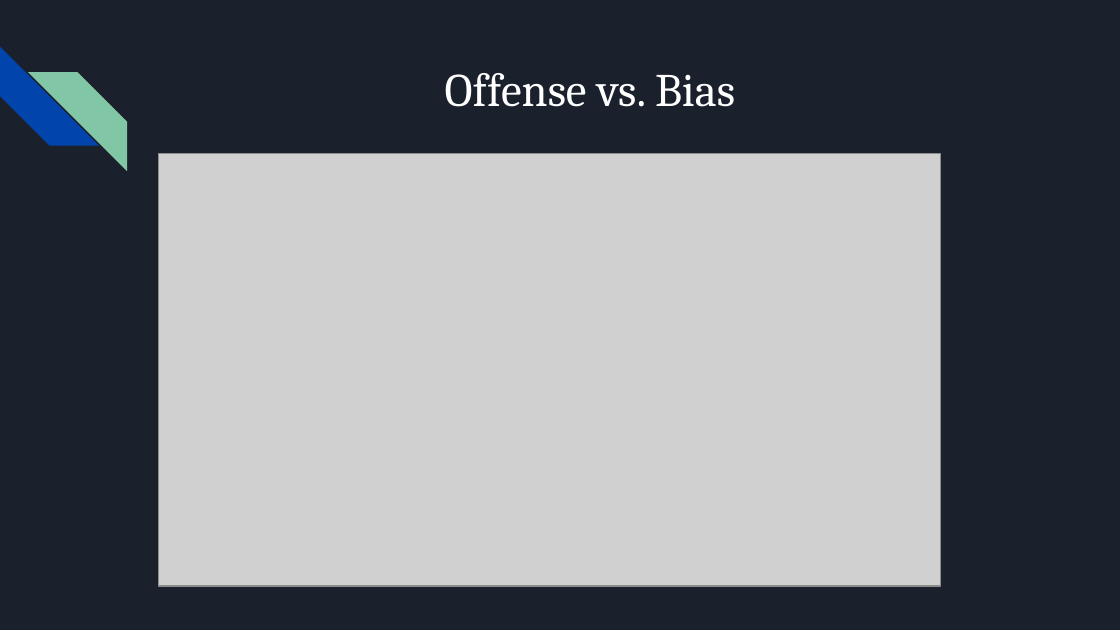
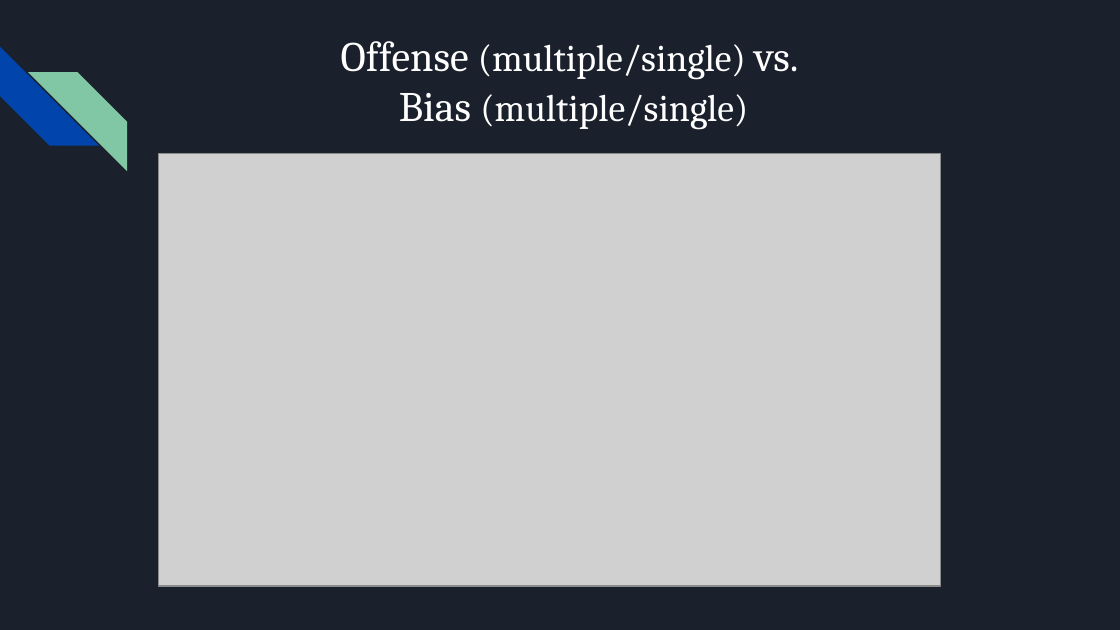
Before and after one commit to artolon/Exploratory_Analysis_Project, a slide deck: slide 9 of Hate_Crime_Data_Analysis_by_AT_SM.pptx. Drawn at 1120x630 pixels with LibreOffice and Linux fonts; fonts in the diff are those of the drawing; grey boxes stand for pictures. Boxes give left, top, right and bottom in pixels: in the first picture for what was removed or moved away, otherwise in the second. Text is boxed around its words. In the diff, an @@ line names an element or a change of style, - is before the commit and + after.

Commit message:
Added clarifying text

```diff
--- a/Hate_Crime_Data_Analysis_by_AT_SM.pptx
+++ b/Hate_Crime_Data_Analysis_by_AT_SM.pptx
@@ title at [341, 41, 798, 130]: text changed; size 30 to 24.3 pt @@
-Offense vs. Bias
+Offense (multiple/single) vs.
+Bias (multiple/single)
```
Also in this commit, not shown: 2 other slides changed, 1 slide added, 1 slide removed.
